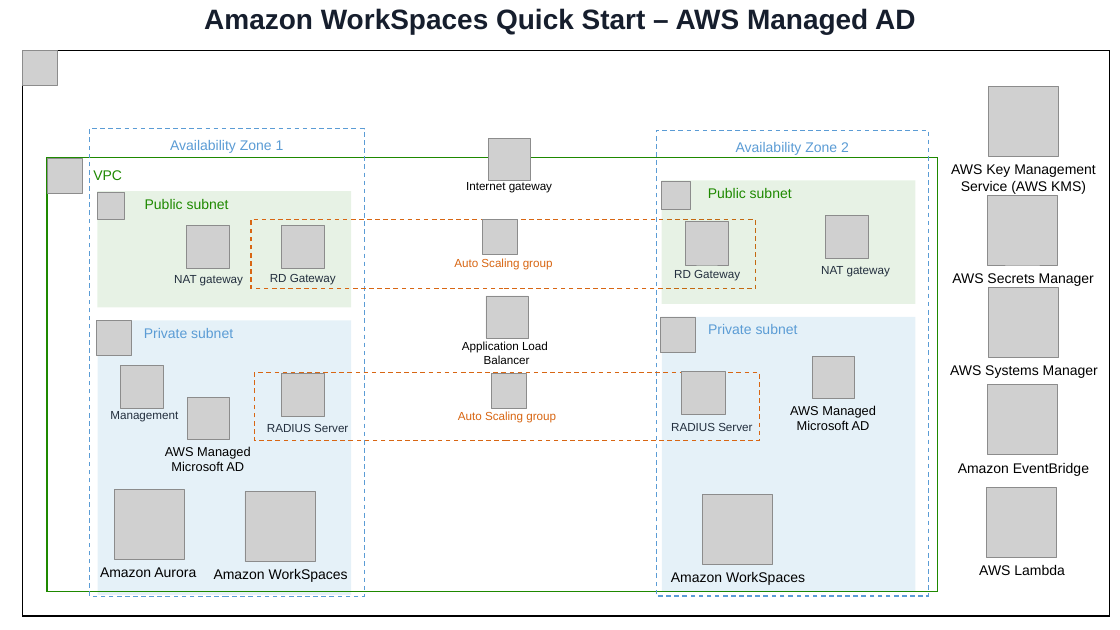
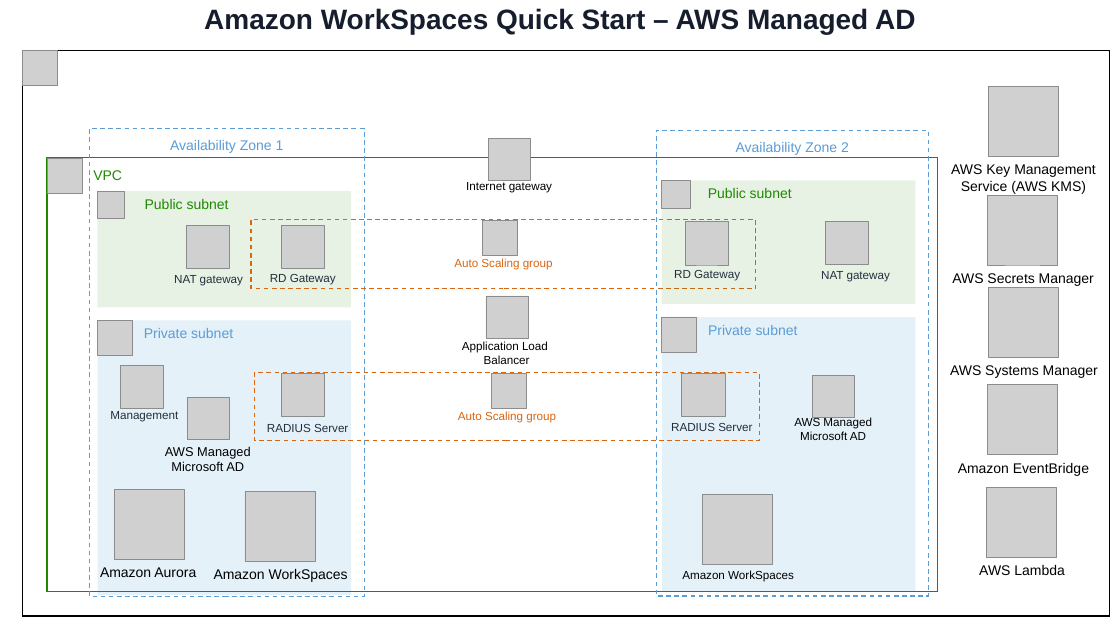
Before and after one commit to aws-quickstart/quickstart-freeradius-mfa-workspaces, a slide deck: slide 2 of docs/deployment_guide/images/Quick Start Ref. Arch.pptx. Drawn at 1120x630 pixels with LibreOffice and Linux fonts; fonts in the diff are those of the drawing; grey boxes stand for pictures. Boxes give left, top, right and bottom in pixels: in the first picture for what was removed or moved away, otherwise in the second. Text is boxed around its words. In the diff, an @@ line names an element or a change of style, - is before the commit and + after.

```diff
--- a/docs/deployment_guide/images/Quick Start Ref. Arch.pptx
+++ b/docs/deployment_guide/images/Quick Start Ref. Arch.pptx
@@ picture: place and size @@
-picture at (826,215,869,258)
+picture at (826,222,869,265)
@@ text "NAT gateway": place and size @@
-text "NAT gateway" at (821,266,890,277)
+text "NAT gateway" at (821,271,890,282)
@@ picture: place and size @@
-picture at (813,356,855,398)
+picture at (813,376,855,418)
@@ text "AWS Managed Microsoft AD": place and size @@
-text "AWS Managed Microsoft AD" at (790,405,876,430)
+text "AWS Managed Microsoft AD" at (794,417,872,440)
@@ text "AWS Managed Microsoft AD" at (794,417,872,440): size 11 to 10 pt @@
@@ text "Amazon WorkSpaces" at (682,570,794,582): size 12 to 10 pt @@
```
Also in this commit, not shown: 2 other slides changed, 6 other files.
